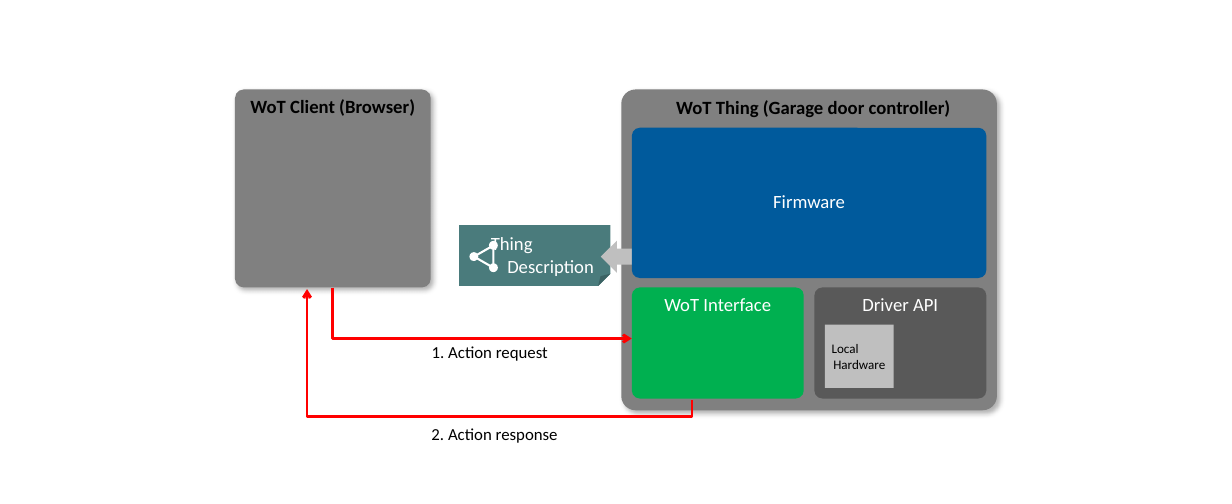
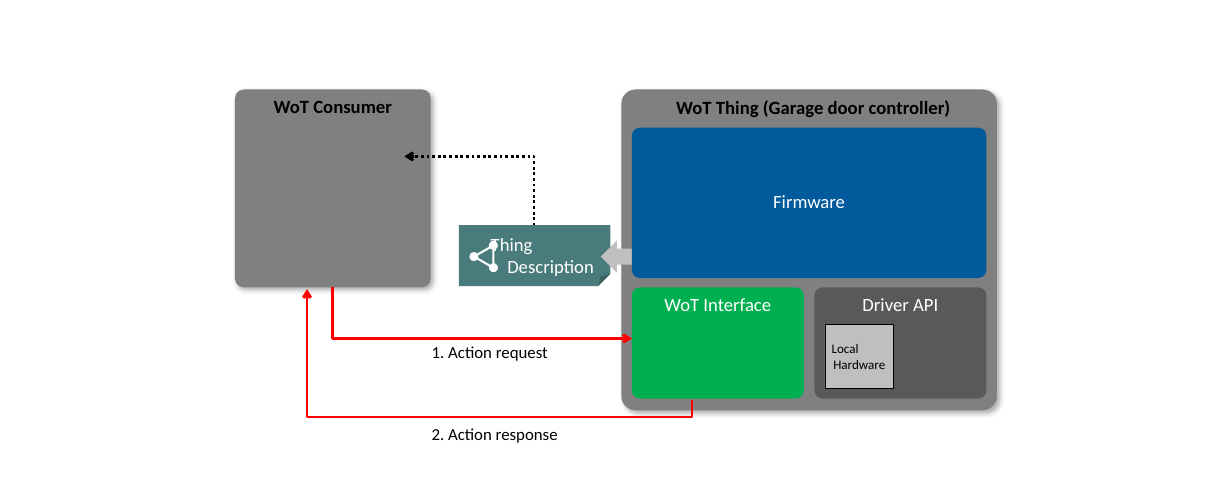
Before and after one commit to w3c/wot-security, a slide deck: slide 1 of images/Security_scenarios.pptx. Drawn at 1232x504 pixels with LibreOffice and Linux fonts; fonts in the diff are those of the drawing. Boxes give left, top, right and bottom in pixels: in the first picture for what was removed or moved away, otherwise in the second. Text is boxed around its words. In the diff, an @@ line names an element or a change of style, - is before the commit and + after.

```diff
--- a/images/Security_scenarios.pptx
+++ b/images/Security_scenarios.pptx
@@ text in rounded rectangle at (x1=274, y1=101, x2=392, y2=113): text changed @@
-WoT Client (Browser)
+WoT Consumer
@@ elbow arrow added from (534, 226) to (405, 157), #000000 3 pt @@
@@ text in folded corner at (x1=491, y1=238, x2=594, y2=276): text changed @@
-Thing
-Description
+Thing
+Description
@@ rectangle "Local Hardware" at (x1=825, y1=325, x2=894, y2=388): outline none to #000000 0.51 pt @@
```
Also in this commit, not shown: 8 other slides changed, 9 other files.
